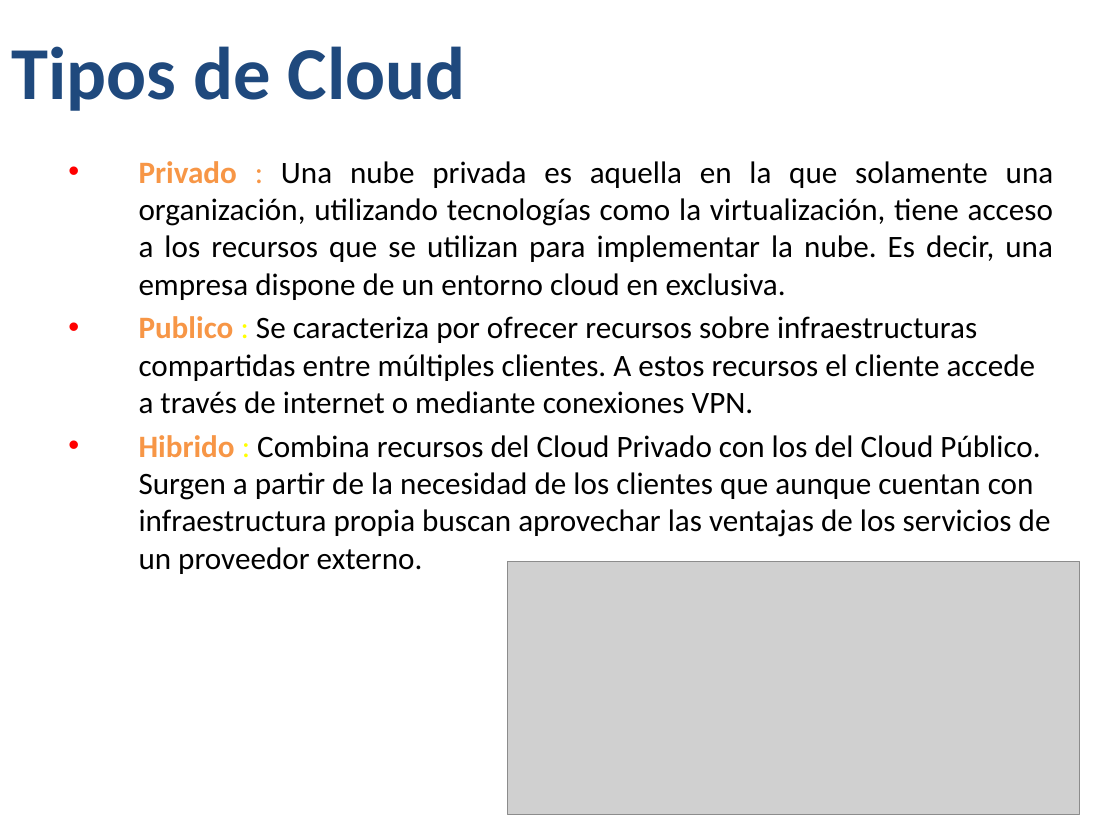
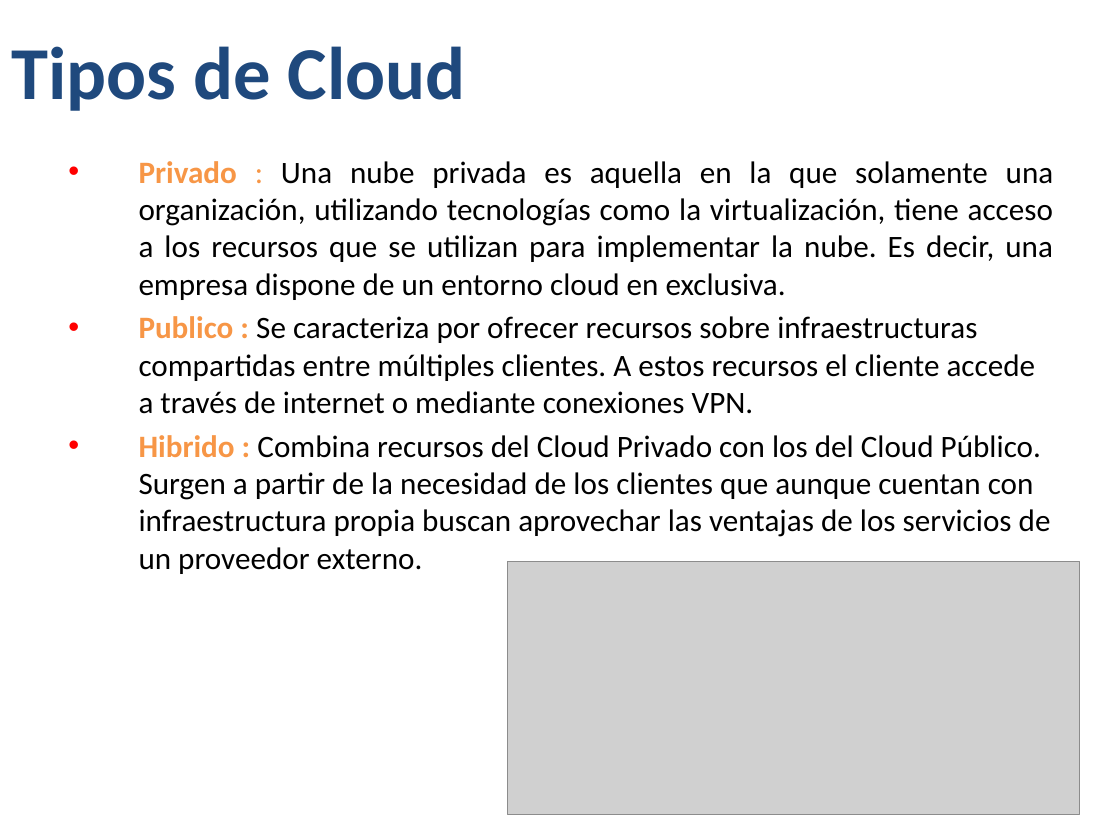
Before and after one commit to Jucer74/ServicesDevelopment, a slide deck: slide 3 of Classes/SvcDev-06-Cloud.pptx. Drawn at 1120x840 pixels with LibreOffice and Linux fonts; fonts in the diff are those of the drawing; grey boxes stand for pictures; background and template pictures are left out. Boxes give left, top, right and bottom in pixels: in the first picture for what was removed or moved away, otherwise in the second. Text is boxed around its words. In the diff, an @@ line names an element or a change of style, - is before the commit and + after.

```diff
--- a/Classes/SvcDev-06-Cloud.pptx
+++ b/Classes/SvcDev-06-Cloud.pptx
@@ text at bbox=[139, 316, 1051, 574]: text colour #FFFF00 to #F79646, bold on in ":", ":" @@
```
Also in this commit, not shown: 49 other files.
